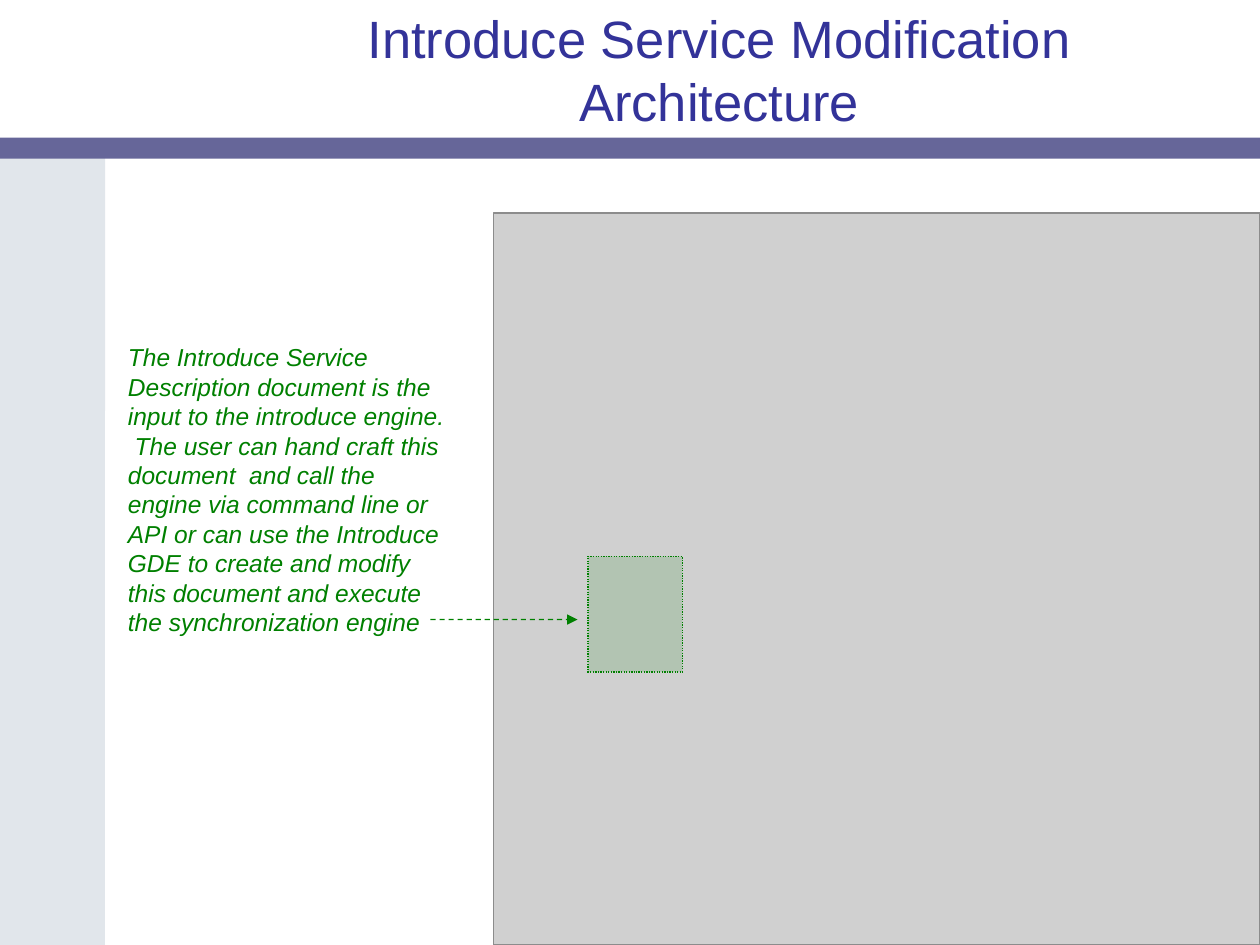
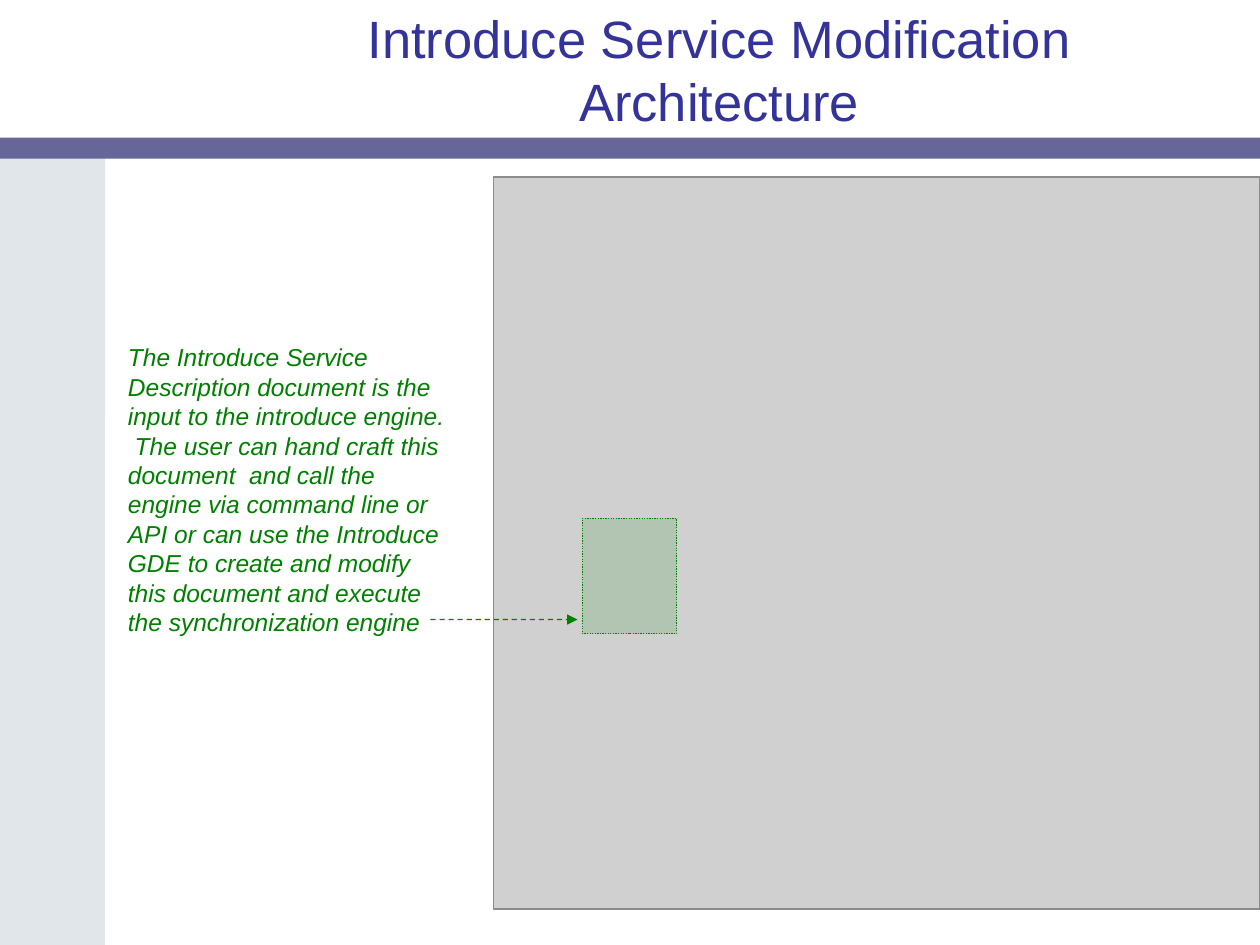
Before and after one commit to NCIP/cagrid-portal, a slide deck: slide 18 of cagrid-1-0/Documentation/presentations/introduce/Introduce-OGF19.ppt (slide 10 before the commit). Drawn at 1260x945 pixels with LibreOffice and Linux fonts; fonts in the diff are those of the drawing; grey boxes stand for pictures; background and template pictures are left out. Boxes give left, top, right and bottom in pixels: in the first picture for what was removed or moved away, otherwise in the second. Text is boxed around its words. In the diff, an @@ line names an element or a change of style, - is before the commit and + after.

```diff
--- a/cagrid-1-0/Documentation/presentations/introduce/Introduce-OGF19.ppt
+++ b/cagrid-1-0/Documentation/presentations/introduce/Introduce-OGF19.ppt
@@ picture: place and size @@
-picture at box(494, 213, 1260, 945)
+picture at box(494, 176, 1260, 908)
@@ rectangle: place and size @@
-rectangle at box(588, 557, 683, 673)
+rectangle at box(582, 518, 677, 634)
@@ rectangle added at box(759, 827, 1260, 945), fill #FFFFFF @@
```
Also in this commit, not shown: 4 other slides changed, 3 slides added, 1 slide removed.
